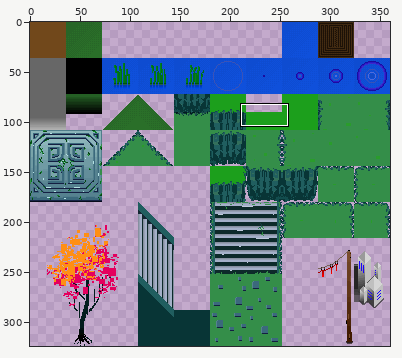
Sprite sheet -- deploy/assets/tilesets/testtileset.png. The picture above shows the old version from afar; the outline marks the close-up.
Close-up. Before the commit:
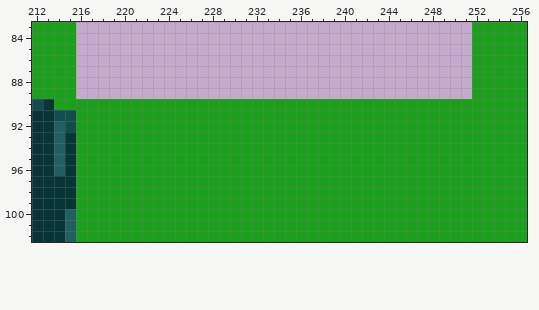
The file is 360x324 pixels. Colours within 5 levels of each other are drawn and written as one. Shown: x 212..256, y 83..102. The commit also changed other parts of the picture, which this record leaves out.
After the commit:
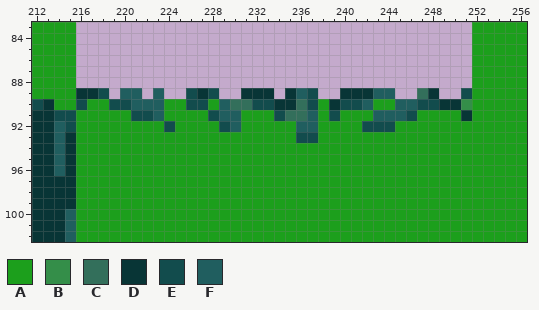
Palette (. is transparent): A #1c9f1c  B #348e49  C #336f5b  D #083536  E #124c4d  F #205e5f
Edits made:
y 89: x 216..218 ... -> DDE; x 220..221 .. -> FF; x 223 . -> F; x 226..228 ... -> EDE; x 231..233 ... -> DDD; x 235..237 ... -> DFE; x 240..244 ..... -> DDDFF; x 247..248 .. -> CD; x 251 . -> E
y 90: x 216 A -> E; x 219..223 AAAAA -> EEFFF; x 226..227 AA -> EE; x 229..237 AAAAAAAAA -> FCCEEDDCE; x 239..242 AAAA -> DEEF; x 245..251 AAAAAAA -> FFEEDDB
y 91: x 221..223 AAA -> EEF; x 228..230 AAA -> EFF; x 234..237 AAAA -> ECCF; x 239 A -> E; x 243..246 AAAA -> FFFE; x 251 A -> D
y 92: x 224 A -> E; x 229..230 AA -> EF; x 236..237 AA -> FF; x 242..244 AAA -> EEE
y 93: x 236..237 AA -> EE
Boxes around the changes in both close-ups, in picture pixels (x1, y1, x2, y2):
changed: (76, 88, 472, 143)
